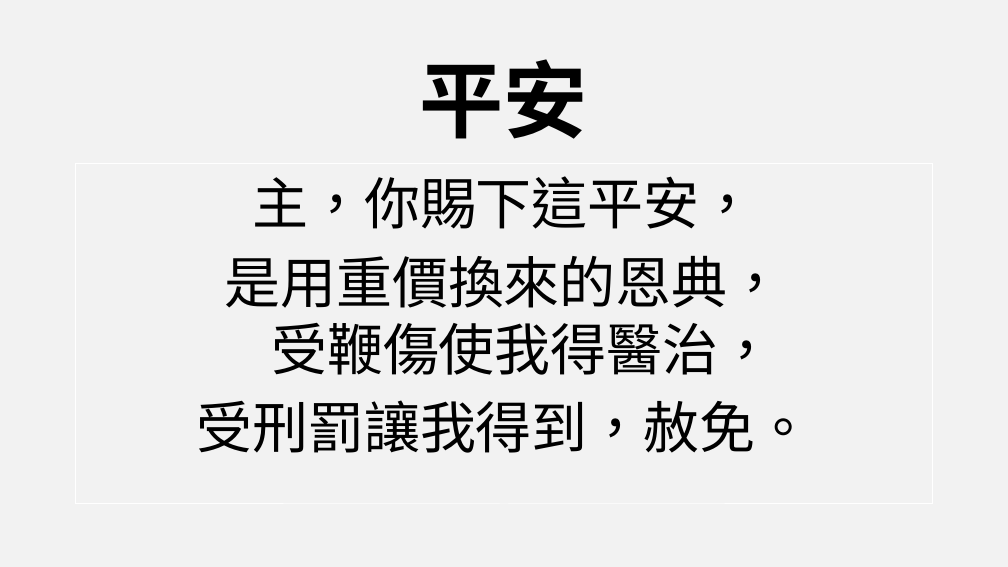
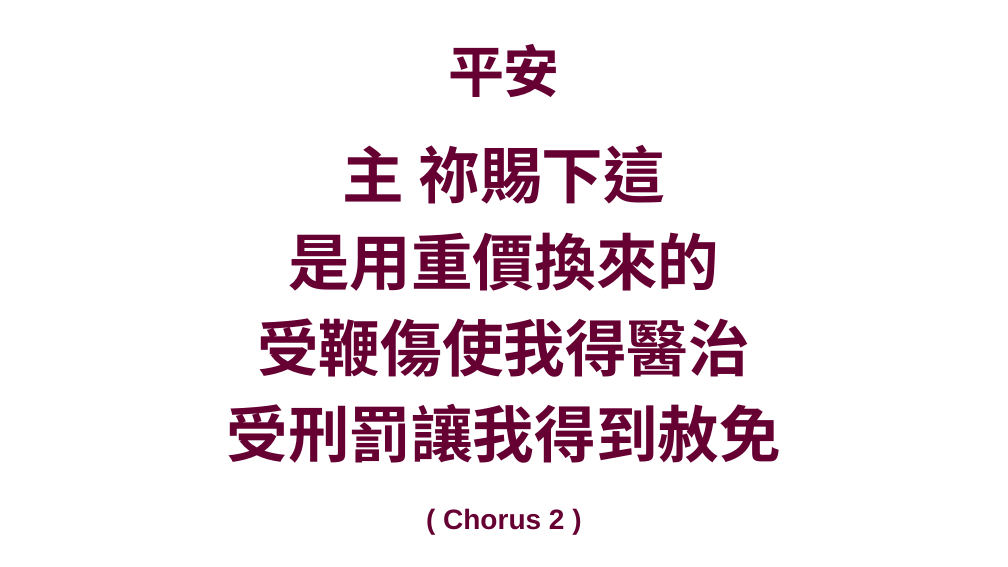
Before and after one commit to batisuoc/prayermeeting, a slide deck: slide 8 of 2020/9月/3-9.pptx (slide 28 before the commit). Drawn at 1008x567 pixels with LibreOffice and Linux fonts; fonts in the diff are those of the drawing; background and template pictures are left out. Boxes give left, top, right and bottom in pixels: in the first picture for what was removed or moved away, otherwise in the second. Text is boxed around its words. In the diff, an @@ line names an element or a change of style, - is before the commit and + after.

```diff
--- a/2020/9月/3-9.pptx
+++ b/2020/9月/3-9.pptx
@@ background #F2F2F2 to picture (left out) @@
@@ title "平安": place and size @@
-title "平安" at bbox=[420, 59, 588, 139]
+title "平安" at bbox=[448, 44, 560, 97]
@@ title "平安" at bbox=[448, 44, 560, 97]: size 60 to 40 pt, font Arial to Noto Sans CJK SC, text colour #000000 to #660033 @@
@@ text "主 祢賜下這": place and size @@
-text "主 祢賜下這" at bbox=[76, 163, 932, 504]
+text "主 祢賜下這" at bbox=[227, 145, 781, 463]
@@ text "主 祢賜下這" at bbox=[227, 145, 781, 463]: outline #FFFFFF 0.75 pt to none @@
@@ text at bbox=[227, 145, 781, 463]: text changed; size 40 to 44 pt; font Arial to Noto Sans CJK SC; text colour #000000 to #660033; bold on @@
-主，你賜下這平安，
-是用重價換來的恩典，
-受鞭傷使我得醫治，
-受刑罰讓我得到，赦免。
+主 祢賜下這
+是用重價換來的
+受鞭傷使我得醫治
+受刑罰讓我得到赦免
@@ text added at bbox=[443, 508, 565, 530], 20 pt, text #660033, bold @@
+( Chorus 2 )
```
Also in this commit, not shown: 3 other slides changed, 4 slides added, 27 slides removed, 2 other files.
